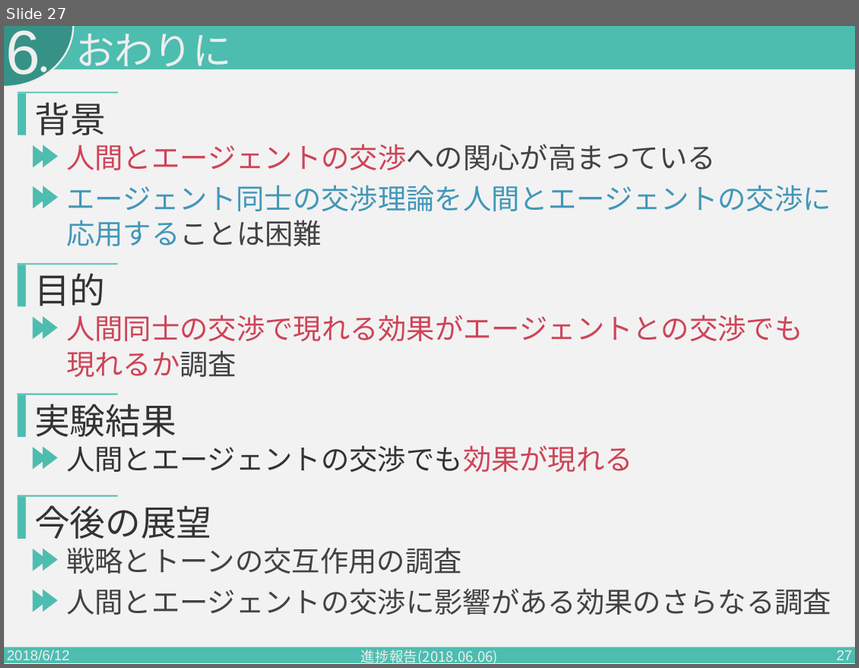
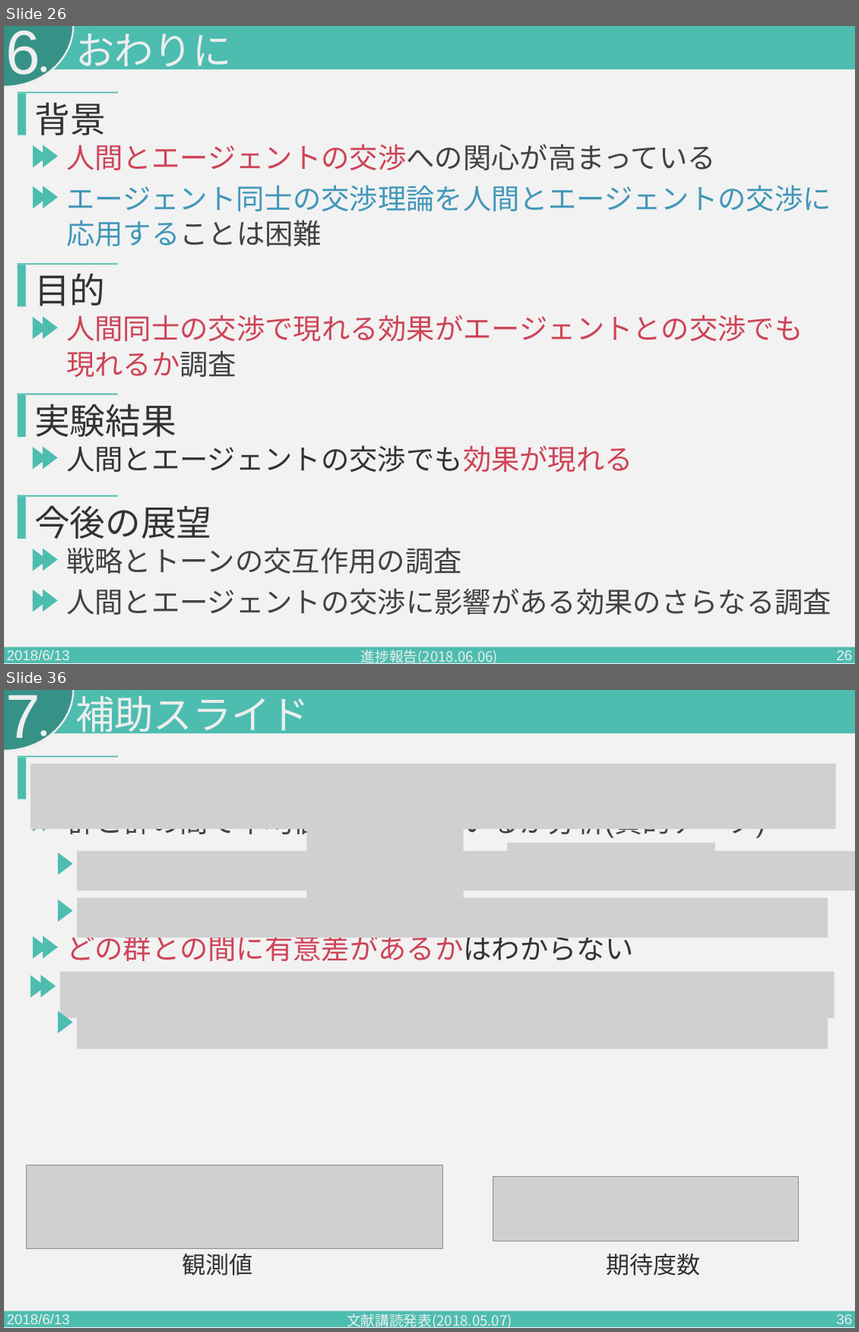
Before and after one commit to PajamaDrive/presentation, a slide deck: presentation_2nd.pptx. Shown one above the other, each under a label of ours: slide 27 before the commit, slides 26 and 36 after it; the slides between them are not shown. The pictures are 859x668 and 859x1332 pixels, drawn with LibreOffice and Linux fonts; fonts in the diff are those of the drawing; grey boxes stand for pictures. Boxes give left, top, right and bottom in pixels: in the first picture for what was removed or moved away, otherwise in the second. Text is boxed around its words. In the diff, an @@ line names an element or a change of style, - is before the commit and + after.

```diff
--- a/presentation_2nd.pptx
+++ b/presentation_2nd.pptx
@@ slide 36 added at [4, 690, 855, 1328], background #F2F2F2; not listed: 4 template elements that a slide beside it also shows @@
@@ text added at [6, 695, 40, 749], 105 pt, text #EEEEEE @@
+7
@@ text added at [75, 696, 310, 739], 66 pt, text #EEEEEE @@
+補助スライド
@@ rectangle added at [18, 757, 26, 799], fill #4DBDB0 @@
@@ rectangle added at [18, 756, 118, 758], fill #4DBDB0 @@
@@ picture added at [31, 764, 835, 829] @@
@@ triangle added at [33, 809, 48, 831], fill #4DBDB0 @@
@@ triangle added at [44, 809, 58, 831], fill #4DBDB0 @@
@@ text added at [66, 829, 766, 838], 48 pt, text #424242 @@
+群と群の間で平均値が相違しているか分析(質的データ)
@@ picture added at [306, 829, 464, 898] @@
@@ picture added at [507, 843, 715, 882] @@
@@ triangle added at [58, 853, 73, 875], fill #4DBDB0 @@
@@ picture added at [77, 851, 855, 891] @@
@@ triangle added at [58, 900, 73, 922], fill #4DBDB0 @@
@@ picture added at [77, 898, 829, 938] @@
@@ triangle added at [33, 936, 48, 959], fill #4DBDB0 @@
@@ triangle added at [44, 936, 58, 958], fill #4DBDB0 @@
@@ text added at [66, 937, 633, 961], 48 pt, text #CE4457 @@
+どの群との間に有意差があるかはわからない
@@ triangle added at [31, 975, 46, 998], fill #4DBDB0 @@
@@ triangle added at [41, 975, 56, 998], fill #4DBDB0 @@
@@ picture added at [60, 972, 835, 1018] @@
@@ triangle added at [58, 1011, 73, 1034], fill #4DBDB0 @@
@@ picture added at [77, 1010, 829, 1049] @@
@@ group added at [26, 1166, 798, 1276]: 2 pictures, 2 texts @@
+期待度数
+観測値
@@ text added at [7, 1314, 70, 1328], 24 pt, text #EEEEEE @@
+2018/6/13
@@ text added at [347, 1314, 512, 1328], 24 pt, text #EEEEEE @@
+文献講読発表(2018.05.07)
@@ page number added at [837, 1315, 853, 1325], 24 pt, text #EEEEEE @@
+36
@@ what was slide 27 is now slide 26 @@
@@ slide 26 changed as well @@
@@ text at [7, 650, 70, 664]: text changed @@
-2018/6/12
+2018/6/13
@@ page number at [837, 651, 853, 661]: text changed @@
-27
+26
```
Also in this commit, not shown: 32 other slides changed, 14 other slides added.
